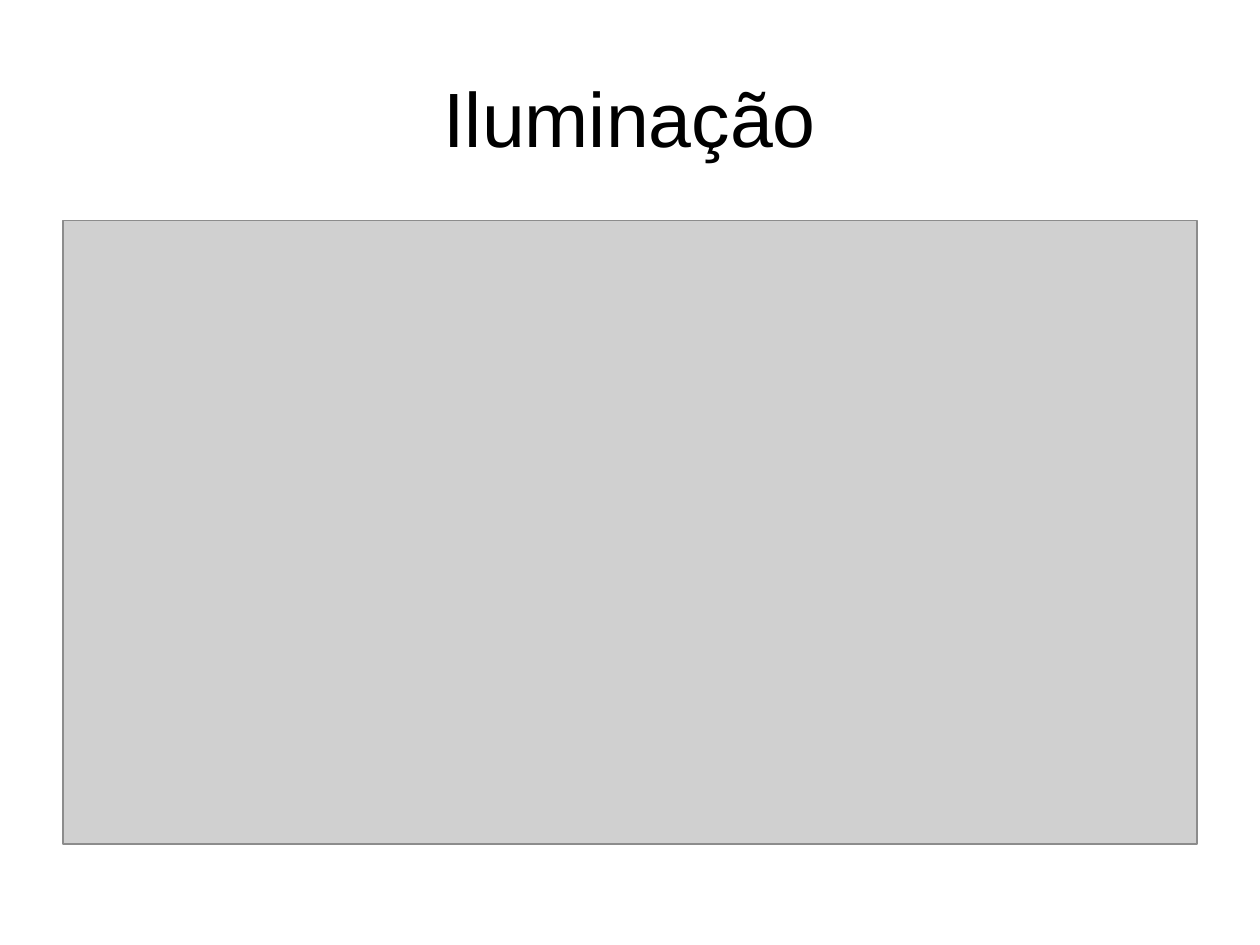
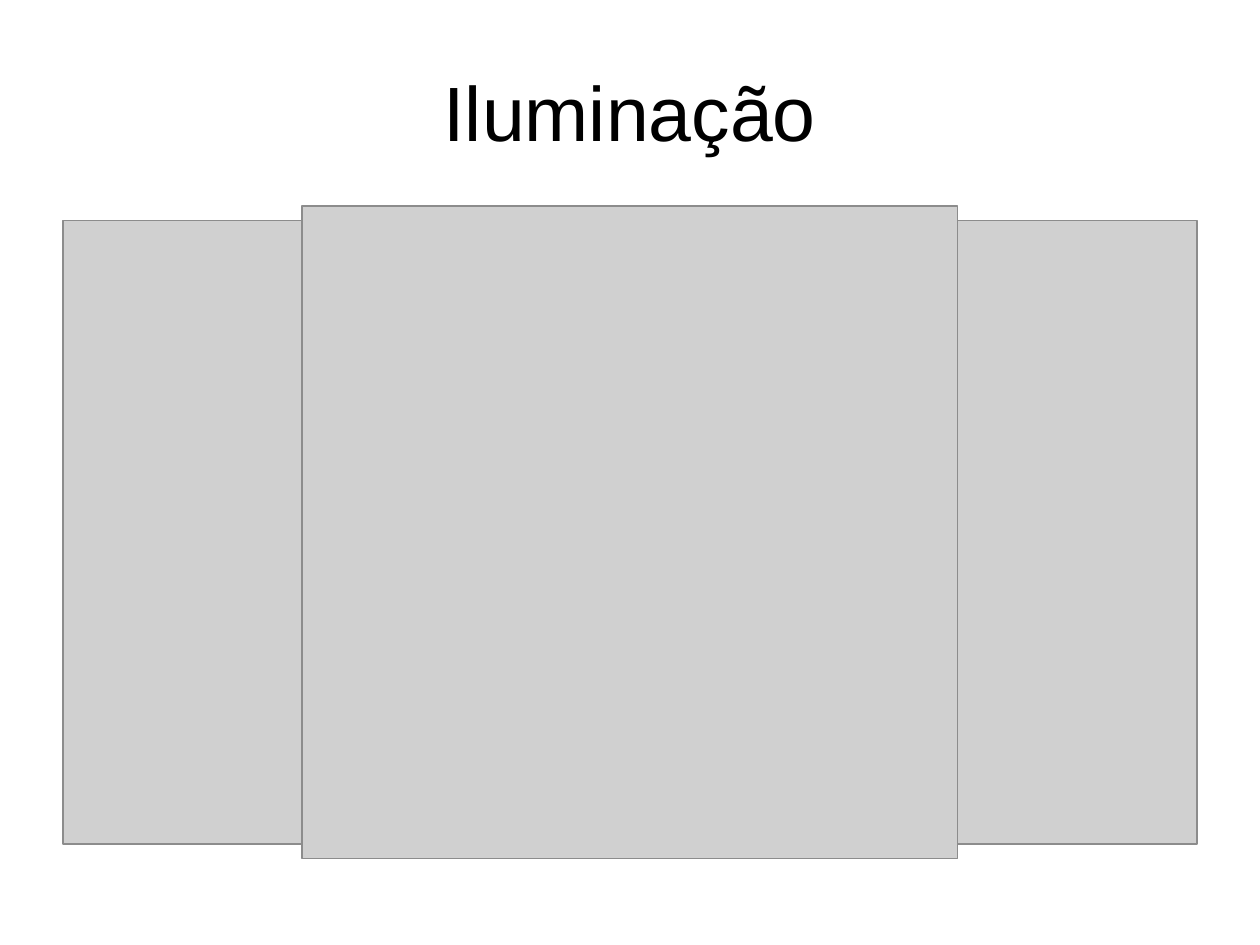
Before and after one commit to adrinerandrade/computacao-grafica, a slide deck: slide 14 of unidade_4/apresentacao.ppt. Drawn at 1260x945 pixels with LibreOffice and Linux fonts; fonts in the diff are those of the drawing; grey boxes stand for pictures; background and template pictures are left out. Boxes give left, top, right and bottom in pixels: in the first picture for what was removed or moved away, otherwise in the second. Text is boxed around its words. In the diff, an @@ line names an element or a change of style, - is before the commit and + after.

```diff
--- a/unidade_4/apresentacao.ppt
+++ b/unidade_4/apresentacao.ppt
@@ title "Iluminação": place and size @@
-title "Iluminação" at box(444, 91, 816, 162)
+title "Iluminação" at box(444, 85, 816, 156)
@@ picture added at box(302, 207, 958, 859) @@
```
Also in this commit, not shown: 2 other files.
